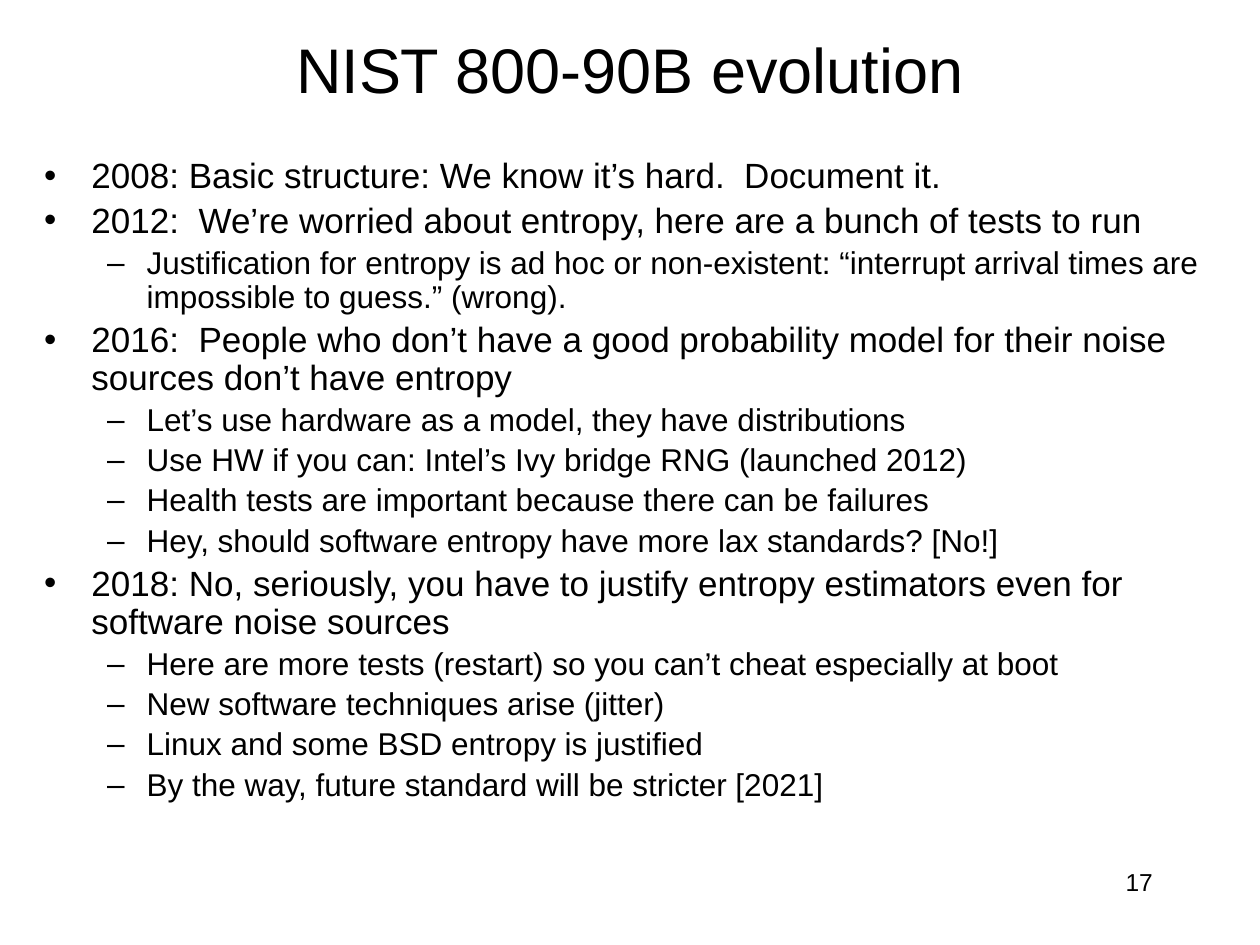
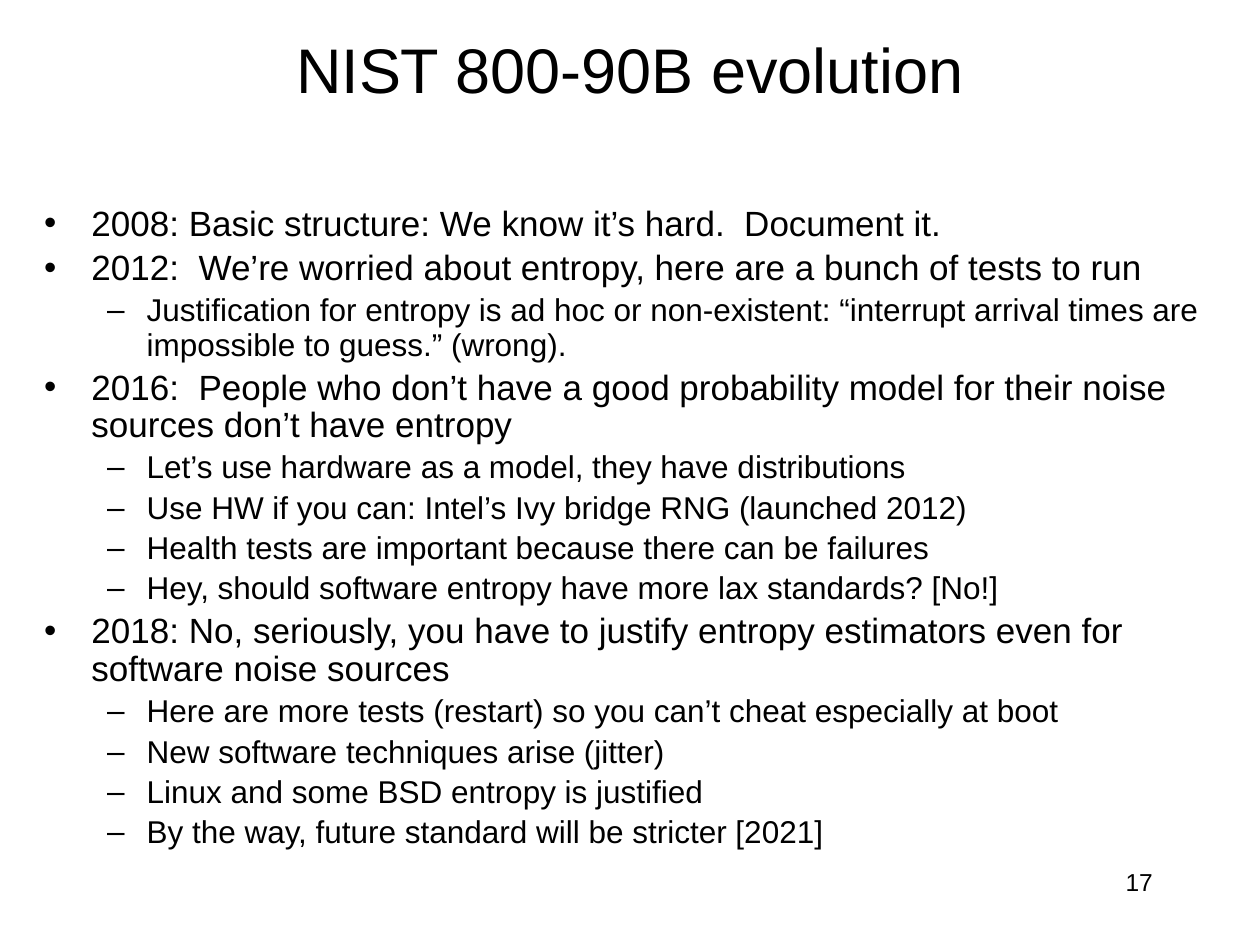
Before and after one commit to jlmucb/class_notes, a slide deck: slide 17 of BerkeleyClass/CS290Spring2013/Lectures/entropy_talk.pptx. Drawn at 1260x945 pixels with LibreOffice and Linux fonts; fonts in the diff are those of the drawing. Boxes give left, top, right and bottom in pixels: in the first picture for what was removed or moved away, otherwise in the second. Text is boxed around its words. In the diff, an @@ line names an element or a change of style, - is before the commit and + after.

```diff
--- a/BerkeleyClass/CS290Spring2013/Lectures/entropy_talk.pptx
+++ b/BerkeleyClass/CS290Spring2013/Lectures/entropy_talk.pptx
@@ text "2008: Basic structure: We know ...": place and size @@
-text "2008: Basic structure: We know ..." at <box>91,162,1197,802</box>
+text "2008: Basic structure: We know ..." at <box>91,210,1197,849</box>
```
Also in this commit, not shown: 18 other slides changed.
